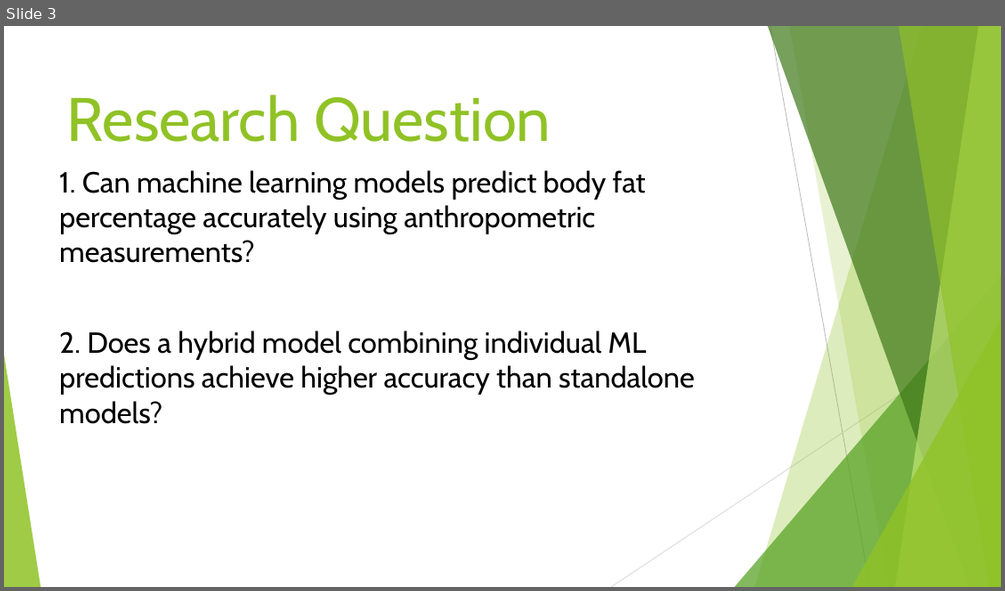
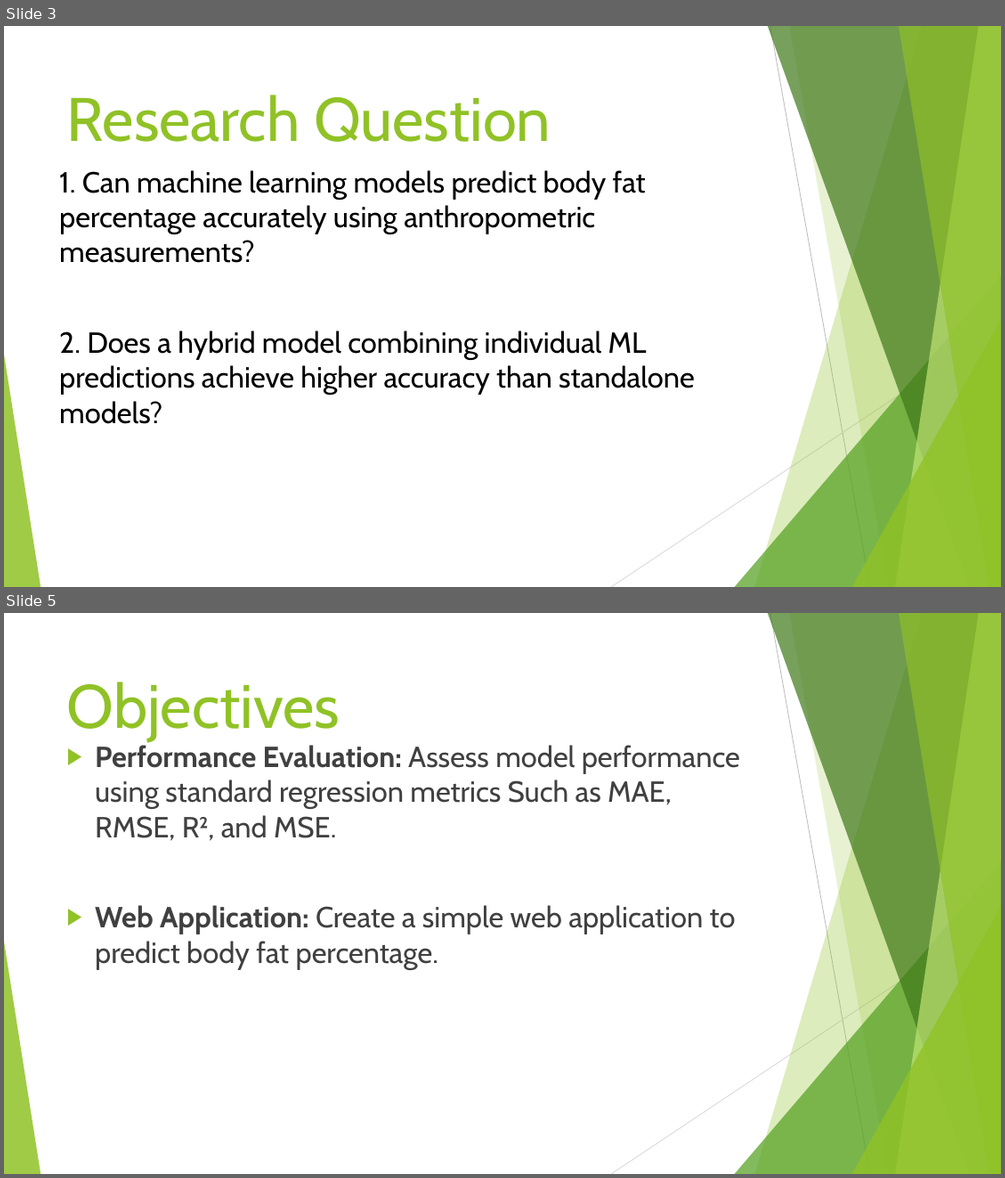
Before and after one commit to AbdulJaleel61/BODYFAT_PREDICTION, a slide deck: Presentation1.pptx. Shown one above the other, each under a label of ours: slide 3 before the commit, slides 3 and 5 after it; the slides between them are not shown. The pictures are 1005x591 and 1005x1178 pixels, drawn with LibreOffice and Linux fonts; fonts in the diff are those of the drawing. Boxes give left, top, right and bottom in pixels: in the first picture for what was removed or moved away, otherwise in the second. Text is boxed around its words. In the diff, an @@ line names an element or a change of style, - is before the commit and + after.

```diff
--- a/Presentation1.pptx
+++ b/Presentation1.pptx
@@ slide 5 added at [4, 613, 1001, 1174], background #FFFFFF; not listed: 10 template elements that a slide beside it also shows @@
@@ title added at [67, 682, 340, 742], 59 pt, text #90C226 @@
+Objectives
@@ text added at [95, 745, 740, 970], 28 pt, text #404040 @@
+▶ Performance Evaluation: Assess model performance using standard regression metrics Such as MAE, RMSE, R², and MSE.
+▶ Web Application: Create a simple web application to predict body fat percentage.
```
Also in this commit, not shown: 13 slides changed, 3 other slides added, 1 slide removed, 3 other files.
